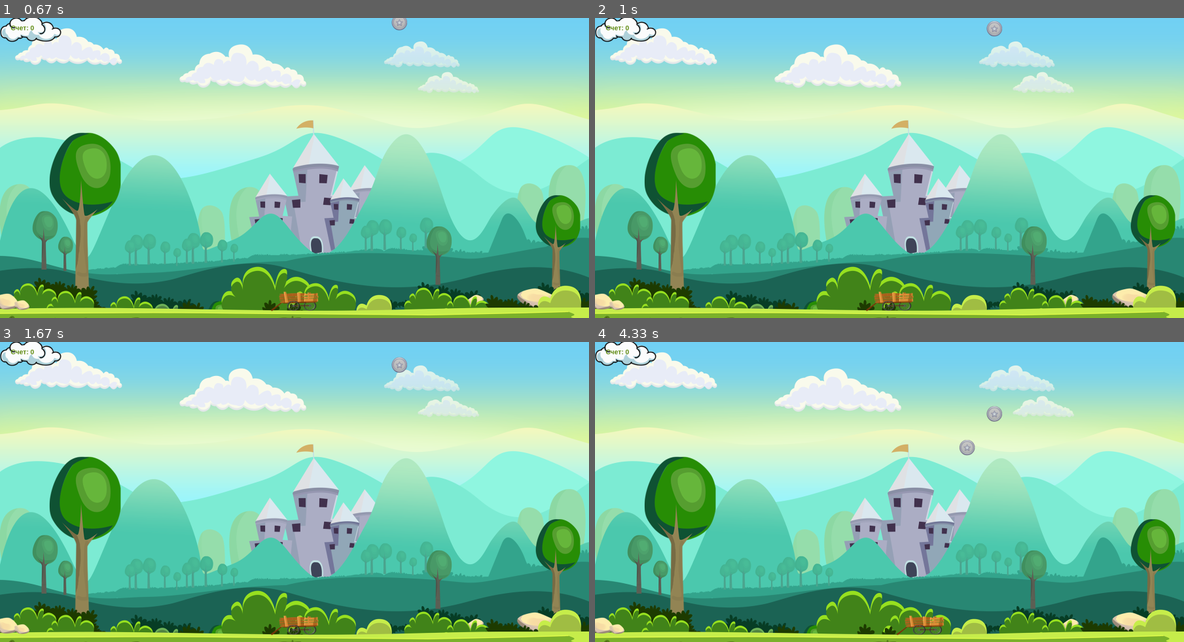
Above: before the commit, frames 1-4 (two rows, left to right).
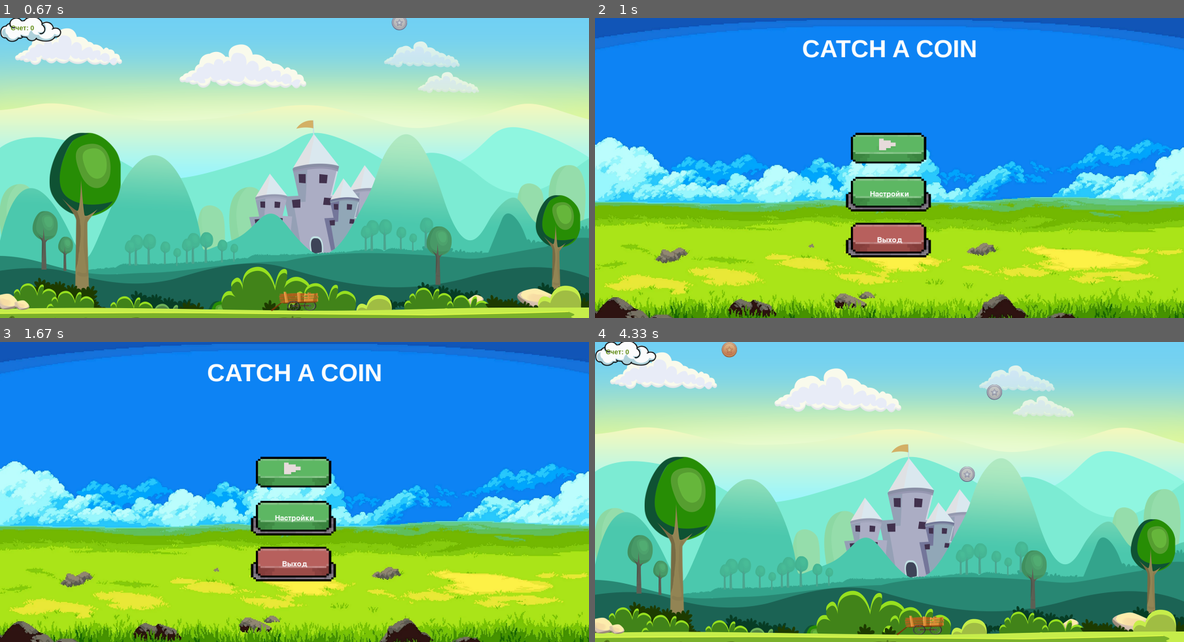
Above: after the commit, the same moments.

Repository: H1JIK/catch_a_coin_pygame
Game: pygame game, started from main.py
Two runs of this game, one before a commit and one after it. Both use one fixed random seed, a clock stepped at 60 frames per second and the inputs below.
Inputs (mouse positions are in pixels of both pictures, inside the frame that each line leads up to):
- Up to frame 1 (0.67 s): click (294, 147) at 0.38 s
- Up to frame 2 (1 s): click (1166, 36) at 0.72 s
- Up to frame 3 (1.67 s): click (294, 519) at 1.22 s, where only the run after the commit has a clickable "Настройки"; click (294, 603) at 1.55 s, where only the run after the commit has a clickable "<-"
- Up to frame 4 (4.33 s): click (889, 471) at 1.88 s; hold Right 2.17-2.63 s; hold Right 2.67-3.13 s; hold Left 3.17-3.7 s; hold Left 3.73-4.13 s; hold Right from 4.17 s (still down)

Frame 1 is identical in both runs. In frame 2, 99% of the frame differs, in the area x 0-100%, y 0-100%; in frame 3, 99%; in frame 4, 0.6%.

Commit message:
version 1, beta, add game

Diff:
--- a/game.py
+++ b/game.py
@@ -1,11 +1,11 @@
 import pygame
 from random import randint
+from button import ImageButton
+import sys
+import main
 
-pygame.mixer.pre_init(44100, -16, 1, 512)
 pygame.init()
 pygame.time.set_timer(pygame.USEREVENT, 2000)
-pygame.mixer.music.load('sounds/music_fon.mp3')
-pygame.mixer.music.play(-1)
 
 s_catch = pygame.mixer.Sound('sounds/catch.mp3')
 
@@ -74,17 +74,42 @@
 
 def start():
     pygame.mixer.pre_init(44100, -16, 1, 512)
+    pygame.mixer.music.load('sounds/music_fon.mp3')
+    pygame.mixer.music.play(-1)
+    pygame.mixer.pre_init(44100, -16, 1, 512)
     pygame.init()
     pygame.time.set_timer(pygame.USEREVENT, 2000)
 
     pygame.mixer.music.load('sounds/music_fon.mp3')
     pygame.mixer.music.play(-1)
-    while True:
+    pause_button = ImageButton(1820, 25, 75, 75, '', 'images/pause1.png',
+                               'images/pause2.png', 'sounds/menu_click.mp3')
+    running = True
+    while running:
         for event in pygame.event.get():
             if event.type == pygame.QUIT:
-                exit()
+                running = False
+                pygame.quit()
+                sys.exit()
             elif event.type == pygame.USEREVENT:
                 createBall(balls)
+
+            try:
+                if event.type == pygame.USEREVENT:
+                    if event.button == pause_button:
+                        # from main import main_second_start
+                        main.main_second_start()
+            except AttributeError:
+                continue
+
+            for btn in [pause_button]:
+                btn.handle_event(event)
+
+        for btn in [pause_button]:
+            btn.check_hover(pygame.mouse.get_pos())
+            btn.draw(sc)
+
+        pygame.display.flip()
 
         keys = pygame.key.get_pressed()
         if keys[pygame.K_LEFT]:
@@ -107,6 +132,9 @@
         sc.blit(telega, t_rect)
         pygame.display.update()
         pygame.display.set_caption(f'Catch a coin|Score: {game_score}')
+
+
+
         clock.tick(FPS)
 
         balls.update(H)
--- a/main.py
+++ b/main.py
@@ -1,23 +1,32 @@
 import pygame
 import sys
 from button import ImageButton
-from game import start
+import game
 
 pygame.init()
+W, H = 1920, 980
+menu_background = pygame.image.load('images/background_menu.jpg')
 pygame.mixer.music.load('sounds/menu_music.mp3')
 pygame.mixer.music.play(-1)
-W, H = 1920, 980
-menu_background = pygame.image.load('images/background_menu.jpg')
-
 sc = pygame.display.set_mode((W, H))
-pygame.display.set_caption('Catch a coin|Menu')
 clock = pygame.time.Clock()
 FPS = 60
 
+
+def main_second_start():
+    pygame.mixer.music.load('sounds/menu_music.mp3')
+    pygame.mixer.music.play(-1)
+    main_menu()
+
+
 def main_menu():
-    start_but = ImageButton(W/2-(300/2), 350, 300, 150, '', 'images/start1.png', 'images/start2.png', 'sounds/menu_click.mp3')
-    settings_but = ImageButton(W / 2 - (300 / 2), 500, 300, 150, 'Настройки', 'images/title1.png', 'images/title2.png', 'sounds/menu_click.mp3')
-    exit_but = ImageButton(W / 2 - (300 / 2), 650, 300, 150, 'Выход', 'images/exit1.png', 'images/exit2.png', 'sounds/menu_click.mp3')
+    pygame.display.set_caption('Catch a coin|Menu')
+    start_but = ImageButton(W / 2 - (300 / 2), 350, 300, 150, '', 'images/start1.png', 'images/start2.png',
+                            'sounds/menu_click.mp3')
+    settings_but = ImageButton(W / 2 - (300 / 2), 500, 300, 150, 'Настройки', 'images/title1.png', 'images/title2.png',
+                               'sounds/menu_click.mp3')
+    exit_but = ImageButton(W / 2 - (300 / 2), 650, 300, 150, 'Выход', 'images/exit1.png', 'images/exit2.png',
+                           'sounds/menu_click.mp3')
 
     running = True
     while running:
@@ -26,7 +35,7 @@
 
         font = pygame.font.SysFont('Arial Black', 72)
         text_surface = font.render('CATCH A COIN', True, (255, 255, 255))
-        text_rect = text_surface.get_rect(center=(W/2, 100))
+        text_rect = text_surface.get_rect(center=(W / 2, 100))
         sc.blit(text_surface, text_rect)
 
         for event in pygame.event.get():
@@ -37,7 +46,7 @@
             try:
                 if event.type == pygame.USEREVENT:
                     if event.button == start_but:
-                        start()
+                        game.start()
 
                 if event.type == pygame.USEREVENT and event.button == settings_but:
                     settings_menu()
@@ -57,10 +66,12 @@
 
         pygame.display.flip()
 
+
 def settings_menu():
-    audio_button = ImageButton(W / 2 - (300 / 2), (H/2), 300, 150, '', 'images/sound_but_on.png', 'images/sound_but_off.png', 'sounds/menu_click.mp3')
-    back_button = ImageButton(W / 2 - (100 / 2), 800, 100, 100, '<-', 'images/back_btn1.png', 'images/back_btn2.png', 'sounds/menu_click.mp3')
-
+    audio_button = ImageButton(W / 2 - (300 / 2), (H / 2), 300, 150, '', 'images/sound_but_on.png',
+                               'images/sound_but_off.png', 'sounds/menu_click.mp3')
+    back_button = ImageButton(W / 2 - (100 / 2), 800, 100, 100, '<-', 'images/back_btn1.png', 'images/back_btn2.png',
+                              'sounds/menu_click.mp3')
 
     running = True
     while running:
@@ -97,5 +108,6 @@
 
         pygame.display.flip()
 
+
 if __name__ == '__main__':
     main_menu()
Binary file added: images/pause1.png
Binary file added: images/pause2.png
